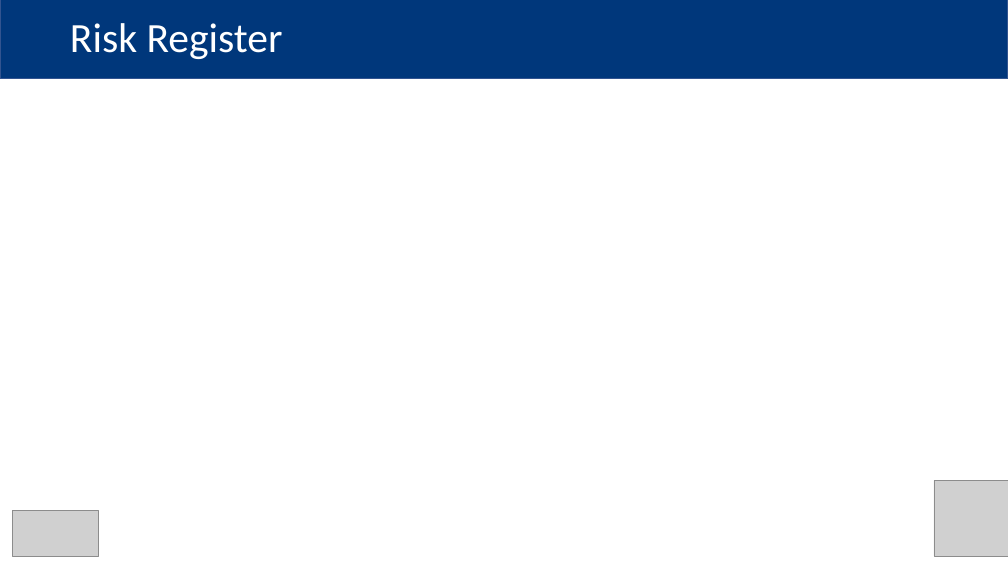
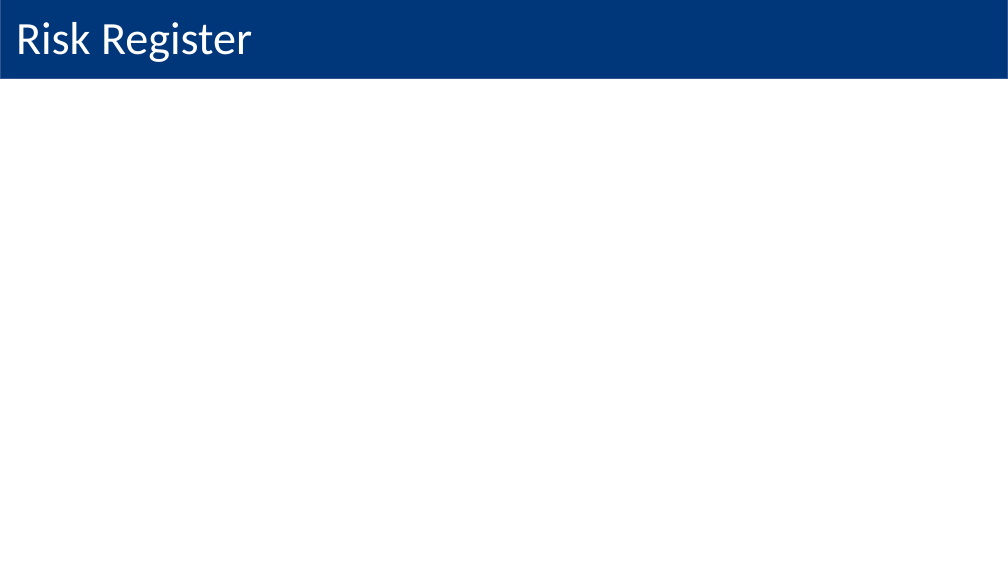
Before and after one commit to MindPetalSoftwareSolutions/VerticalApps_PMO-Bot, a slide deck: slide 3 of Data/Input/Robotic Process Automation PMO.pptx. Drawn at 1008x567 pixels with LibreOffice and Linux fonts; fonts in the diff are those of the drawing; grey boxes stand for pictures; background and template pictures are left out. Boxes give left, top, right and bottom in pixels: in the first picture for what was removed or moved away, otherwise in the second. Text is boxed around its words. In the diff, an @@ line names an element or a change of style, - is before the commit and + after.

```diff
--- a/Data/Input/Robotic Process Automation PMO.pptx
+++ b/Data/Input/Robotic Process Automation PMO.pptx
@@ rectangle removed at (0,0,1008,79) @@
@@ rectangle added at (0,0,1008,79), fill #00377B, outline #325491 1 pt @@
@@ title "Risk Register": place and size @@
-title "Risk Register" at (70,23,283,59)
+title "Risk Register" at (16,22,252,62)
@@ title "Risk Register" at (16,22,252,62): size 39.6 to 44 pt @@
@@ picture removed at (934,480,1008,556) @@
@@ picture removed at (12,511,98,557) @@
```
Also in this commit, not shown: 2 other slides changed, 31 other files.
